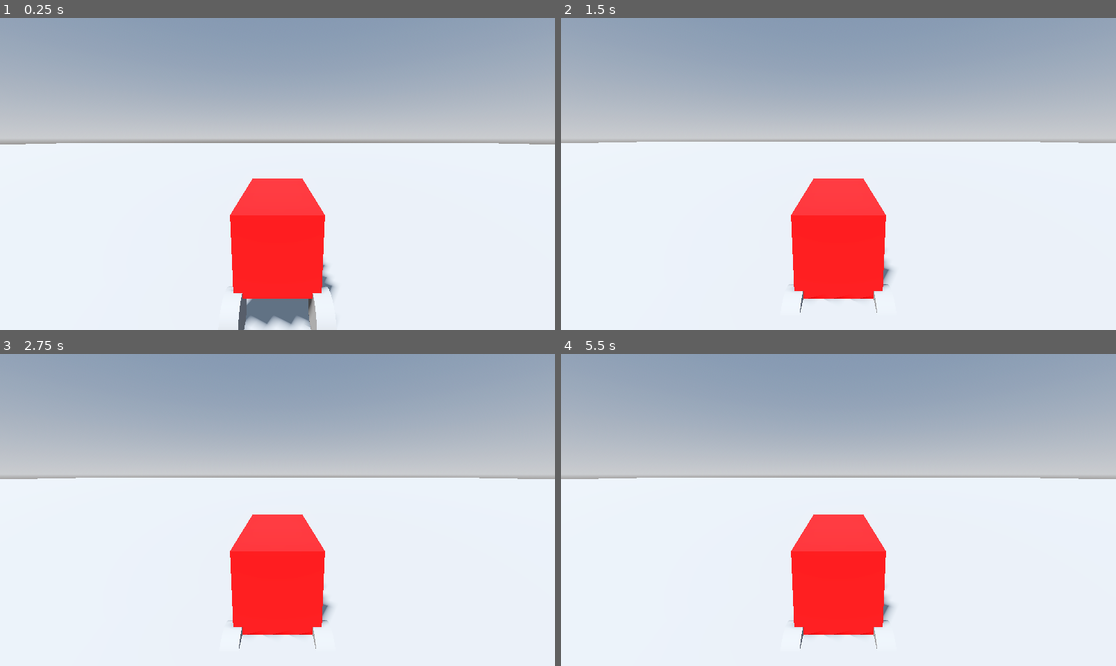
Above: before the commit, frames 1-4 (two rows, left to right).
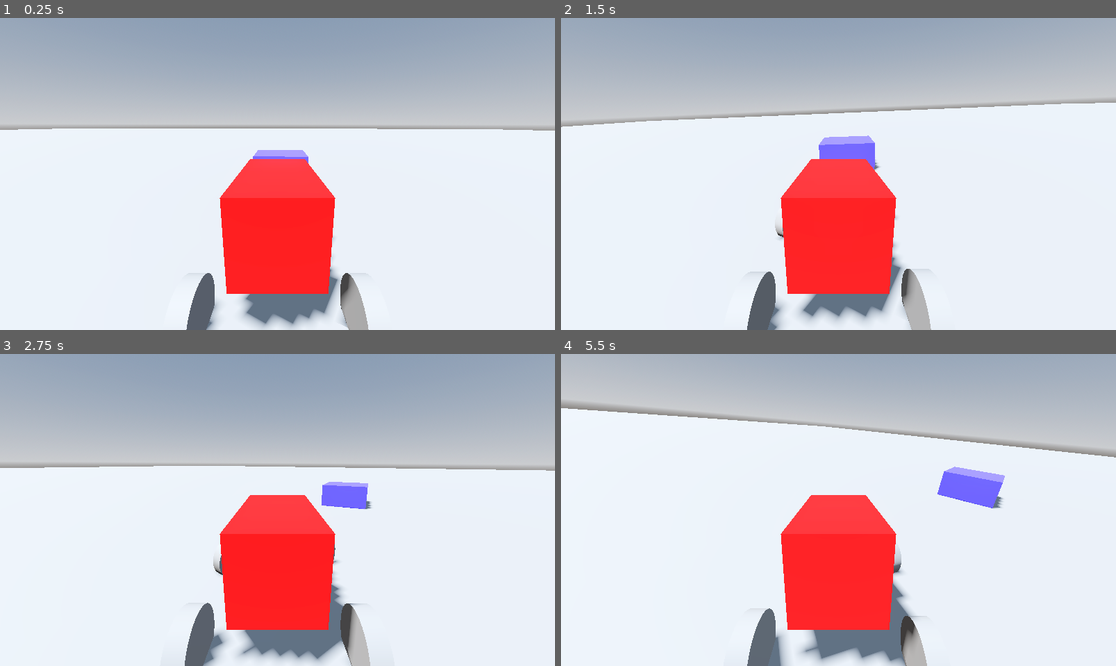
Above: after the commit, the same moments.

Repository: mje819/CarWorld
Game: Godot game, scene res://World/world.tscn
The game is run twice, just before and just after one commit, with the same random seed, the same clock (stepped at 60 frames per second) and the same inputs.
Inputs:
- Up to frame 1 (0.25 s): no input
- Up to frame 2 (1.5 s): hold D (turn_right, bound only after the commit) 0.53-1.28 s; hold S (brake, bound only after the commit) from 1.28 s (still down)
- Up to frame 3 (2.75 s): release S (brake, bound only after the commit) at 2.03 s; hold D (turn_right, bound only after the commit) from 2.03 s (still down)
- Up to frame 4 (5.5 s): release D (turn_right, bound only after the commit) at 2.78 s; hold Space (accelerate, bound only after the commit) 2.78-3.53 s; hold A (turn_left, bound only after the commit) 3.53-5.03 s; hold S (brake, bound only after the commit) from 5.03 s (still down)

The runs differ from the first frame. In frame 1, 11% of the frame differs, in the area x 0-100%, y 34-100%; in frame 2, 21%; in frame 3, 12%; in frame 4, 37%, in the area x 0-100%, y 0-100%.

Commit message:
make driving car

Diff:
--- a/World/world.tscn
+++ b/World/world.tscn
@@ -15,6 +15,9 @@
 tonemap_mode = 2
 glow_enabled = true
 
+[sub_resource type="StandardMaterial3D" id="StandardMaterial3D_62w18"]
+albedo_color = Color(0.2970001, 0.26, 1, 1)
+
 [node name="World" type="Node3D" unique_id=2090731207]
 
 [node name="WorldEnvironment" type="WorldEnvironment" parent="." unique_id=281333146]
@@ -24,10 +27,15 @@
 transform = Transform3D(-0.8660254, -0.43301278, 0.25, 0, 0.49999997, 0.86602545, -0.50000006, 0.75, -0.43301266, 0, 0, 0)
 shadow_enabled = true
 
-[node name="CSGBox3D" type="CSGBox3D" parent="." unique_id=1902772988]
+[node name="Ground" type="CSGBox3D" parent="." unique_id=1902772988]
 transform = Transform3D(1, 0, 0, 0, 1, 0, 0, 0, 1, 0, -0.25, 0)
 use_collision = true
 size = Vector3(100, 0.5, 100)
 
 [node name="Car" parent="." unique_id=16548500 instance=ExtResource("1_62w18")]
 transform = Transform3D(1, 0, 0, 0, 1, 0, 0, 0, 1, 0, 0.65, 0)
+
+[node name="ReferenceBlock" type="CSGBox3D" parent="." unique_id=334611726]
+transform = Transform3D(1, 0, 0, 0, 1, 0, 0, 0, 1, -0.05973077, 0, 2.793522)
+use_collision = true
+material = SubResource("StandardMaterial3D_62w18")
--- /dev/null
+++ b/car/car.gd
@@ -0,0 +1,13 @@
+extends VehicleBody3D
+
+@export var force := 50
+@export var braking_force := 50
+@export var max_steer = 0.9
+
+func _ready() -> void:
+	pass
+
+func _physics_process(delta: float) -> void:
+	engine_force = -Input.get_axis("accelerate","brake") * force
+	#print(self.position)
+	steering = move_toward(steering, Input.get_axis("turn_right","turn_left") * 0.9,delta)
--- a/car/car.tscn
+++ b/car/car.tscn
@@ -1,4 +1,6 @@
 [gd_scene format=3 uid="uid://bp14bgrvmaki2"]
+
+[ext_resource type="Script" uid="uid://mdmnploja1ju" path="res://car/car.gd" id="1_2gitb"]
 
 [sub_resource type="StandardMaterial3D" id="StandardMaterial3D_33qfd"]
 albedo_color = Color(1, 0, 0, 1)
@@ -11,55 +13,67 @@
 size = Vector3(0.5, 0.5, 1)
 
 [sub_resource type="CylinderMesh" id="CylinderMesh_33qfd"]
-top_radius = 0.15
-bottom_radius = 0.15
+top_radius = 0.2
+bottom_radius = 0.2
 height = 0.1
 
 [node name="Car" type="VehicleBody3D" unique_id=16548500]
+mass = 100.0
+script = ExtResource("1_2gitb")
 
 [node name="MeshInstance3D" type="MeshInstance3D" parent="." unique_id=1041634466]
+transform = Transform3D(1, 0, 0, 0, 1, 0, 0, 0, 1, 0, -0.0060293674, 0)
 mesh = SubResource("BoxMesh_xxg5d")
 
 [node name="CollisionShape3D" type="CollisionShape3D" parent="." unique_id=857107432]
+transform = Transform3D(1, 0, 0, 0, 1, 0, 0, 0, 1, 0, -0.0060293674, 0)
 shape = SubResource("BoxShape3D_b4ukp")
 
 [node name="VehicleWheel3D" type="VehicleWheel3D" parent="." unique_id=1776042558]
-transform = Transform3D(1, 0, 0, 0, 1, 0, 0, 0, 1, 0.25, -0.4, 0.5)
+transform = Transform3D(1, 0, 0, 0, 1, 0, 0, 0, 1, 0.43, -0.37199998, 0.5)
 use_as_traction = true
 use_as_steering = true
-wheel_radius = 0.25
+wheel_radius = 0.2
+suspension_travel = 0.42
+suspension_stiffness = 15.5
 
 [node name="MeshInstance3D" type="MeshInstance3D" parent="VehicleWheel3D" unique_id=587069997]
 transform = Transform3D(-4.371139e-08, -1, 0, 1, -4.371139e-08, 0, 0, 0, 1, 0, 0, 0)
 mesh = SubResource("CylinderMesh_33qfd")
 
 [node name="VehicleWheel3D2" type="VehicleWheel3D" parent="." unique_id=577252886]
-transform = Transform3D(1, 0, 0, 0, 1, 0, 0, 0, 1, 0.25, -0.4, -0.5)
+transform = Transform3D(1, 0, 0, 0, 1, 0, 0, 0, 1, 0.43, -0.37199998, -0.5)
 use_as_traction = true
-use_as_steering = true
-wheel_radius = 0.25
+wheel_radius = 0.2
+suspension_travel = 0.42
+suspension_stiffness = 15.5
 
 [node name="MeshInstance3D" type="MeshInstance3D" parent="VehicleWheel3D2" unique_id=1937409238]
 transform = Transform3D(-4.371139e-08, -1, 0, 1, -4.371139e-08, 0, 0, 0, 1, 0, 0, 0)
 mesh = SubResource("CylinderMesh_33qfd")
 
 [node name="VehicleWheel3D3" type="VehicleWheel3D" parent="." unique_id=906008913]
-transform = Transform3D(1, 0, 0, 0, 1, 0, 0, 0, 1, -0.25, -0.4, -0.5)
+transform = Transform3D(1, 0, 0, 0, 1, 0, 0, 0, 1, -0.43, -0.37199998, -0.5)
 use_as_traction = true
-wheel_radius = 0.25
+wheel_radius = 0.2
+suspension_travel = 0.42
+suspension_stiffness = 15.5
 
 [node name="MeshInstance3D" type="MeshInstance3D" parent="VehicleWheel3D3" unique_id=1297180611]
 transform = Transform3D(-4.371139e-08, -1, 0, 1, -4.371139e-08, 0, 0, 0, 1, 0, 0, 0)
 mesh = SubResource("CylinderMesh_33qfd")
 
 [node name="VehicleWheel3D4" type="VehicleWheel3D" parent="." unique_id=2004719744]
-transform = Transform3D(1, 0, 0, 0, 1, 0, 0, 0, 1, -0.25, -0.4, 0.5)
+transform = Transform3D(1, 0, 0, 0, 1, 0, 0, 0, 1, -0.4349022, -0.3721079, 0.5)
 use_as_traction = true
-wheel_radius = 0.25
+use_as_steering = true
+wheel_radius = 0.2
+suspension_travel = 0.42
+suspension_stiffness = 15.5
 
 [node name="MeshInstance3D" type="MeshInstance3D" parent="VehicleWheel3D4" unique_id=503603373]
 transform = Transform3D(-4.371139e-08, -1, 0, 1, -4.371139e-08, 0, 0, 0, 1, 0, 0, 0)
 mesh = SubResource("CylinderMesh_33qfd")
 
 [node name="Camera3D" type="Camera3D" parent="." unique_id=383231136]
-transform = Transform3D(-1, -8.881784e-16, 8.742278e-08, 1.5098154e-08, 0.984974, 0.17270276, -8.610916e-08, 0.17270276, -0.984974, 0, 0.6480408, -1.516095)
+transform = Transform3D(-1, 3.3894852e-16, 8.742277e-08, 2.0793978e-08, 0.9713006, 0.23785542, -8.4913786e-08, 0.23785542, -0.9713006, 0, 0.5540726, -1.3304712)
--- a/project.godot
+++ b/project.godot
@@ -15,6 +15,34 @@
 config/features=PackedStringArray("4.6", "Forward Plus")
 config/icon="res://icon.svg"
 
+[input]
+
+accelerate={
+"deadzone": 0.2,
+"events": [Object(InputEventKey,"resource_local_to_scene":false,"resource_name":"","device":-1,"window_id":0,"alt_pressed":false,"shift_pressed":false,"ctrl_pressed":false,"meta_pressed":false,"pressed":false,"keycode":0,"physical_keycode":32,"key_label":0,"unicode":32,"location":0,"echo":false,"script":null)
+, Object(InputEventKey,"resource_local_to_scene":false,"resource_name":"","device":-1,"window_id":0,"alt_pressed":false,"shift_pressed":false,"ctrl_pressed":false,"meta_pressed":false,"pressed":false,"keycode":0,"physical_keycode":87,"key_label":0,"unicode":119,"location":0,"echo":false,"script":null)
+, Object(InputEventKey,"resource_local_to_scene":false,"resource_name":"","device":-1,"window_id":0,"alt_pressed":false,"shift_pressed":false,"ctrl_pressed":false,"meta_pressed":false,"pressed":false,"keycode":0,"physical_keycode":4194320,"key_label":0,"unicode":0,"location":0,"echo":false,"script":null)
+]
+}
+turn_left={
+"deadzone": 0.2,
+"events": [Object(InputEventKey,"resource_local_to_scene":false,"resource_name":"","device":-1,"window_id":0,"alt_pressed":false,"shift_pressed":false,"ctrl_pressed":false,"meta_pressed":false,"pressed":false,"keycode":0,"physical_keycode":65,"key_label":0,"unicode":97,"location":0,"echo":false,"script":null)
+, Object(InputEventKey,"resource_local_to_scene":false,"resource_name":"","device":-1,"window_id":0,"alt_pressed":false,"shift_pressed":false,"ctrl_pressed":false,"meta_pressed":false,"pressed":false,"keycode":0,"physical_keycode":4194319,"key_label":0,"unicode":0,"location":0,"echo":false,"script":null)
+]
+}
+turn_right={
+"deadzone": 0.2,
+"events": [Object(InputEventKey,"resource_local_to_scene":false,"resource_name":"","device":-1,"window_id":0,"alt_pressed":false,"shift_pressed":false,"ctrl_pressed":false,"meta_pressed":false,"pressed":false,"keycode":0,"physical_keycode":68,"key_label":0,"unicode":100,"location":0,"echo":false,"script":null)
+, Object(InputEventKey,"resource_local_to_scene":false,"resource_name":"","device":-1,"window_id":0,"alt_pressed":false,"shift_pressed":false,"ctrl_pressed":false,"meta_pressed":false,"pressed":false,"keycode":0,"physical_keycode":4194321,"key_label":0,"unicode":0,"location":0,"echo":false,"script":null)
+]
+}
+brake={
+"deadzone": 0.2,
+"events": [Object(InputEventKey,"resource_local_to_scene":false,"resource_name":"","device":-1,"window_id":0,"alt_pressed":false,"shift_pressed":false,"ctrl_pressed":false,"meta_pressed":false,"pressed":false,"keycode":0,"physical_keycode":83,"key_label":0,"unicode":115,"location":0,"echo":false,"script":null)
+, Object(InputEventKey,"resource_local_to_scene":false,"resource_name":"","device":-1,"window_id":0,"alt_pressed":false,"shift_pressed":false,"ctrl_pressed":false,"meta_pressed":false,"pressed":false,"keycode":0,"physical_keycode":4194322,"key_label":0,"unicode":0,"location":0,"echo":false,"script":null)
+]
+}
+
 [physics]
 
 3d/physics_engine="Jolt Physics"
Not shown, added: car/car.gd.uid
